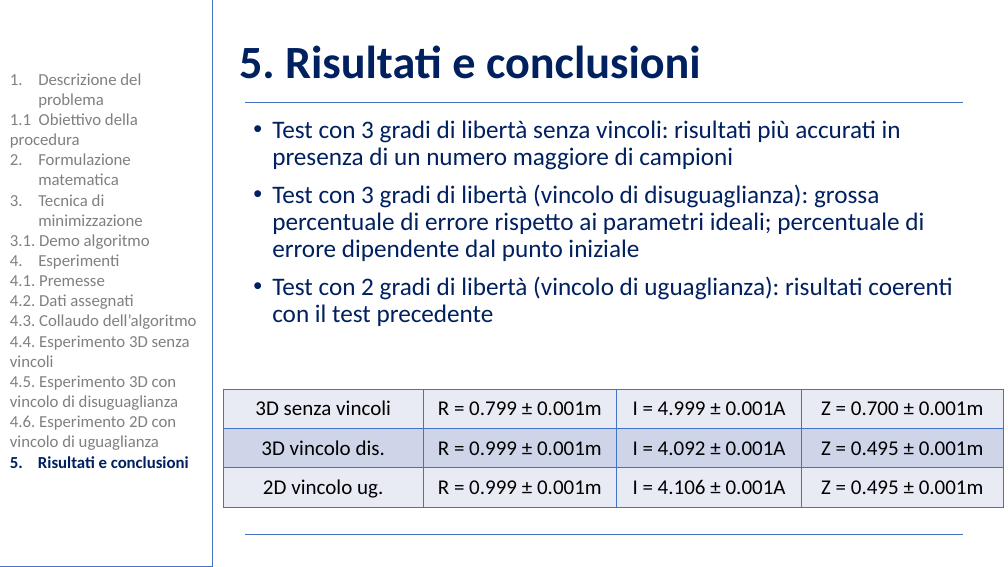
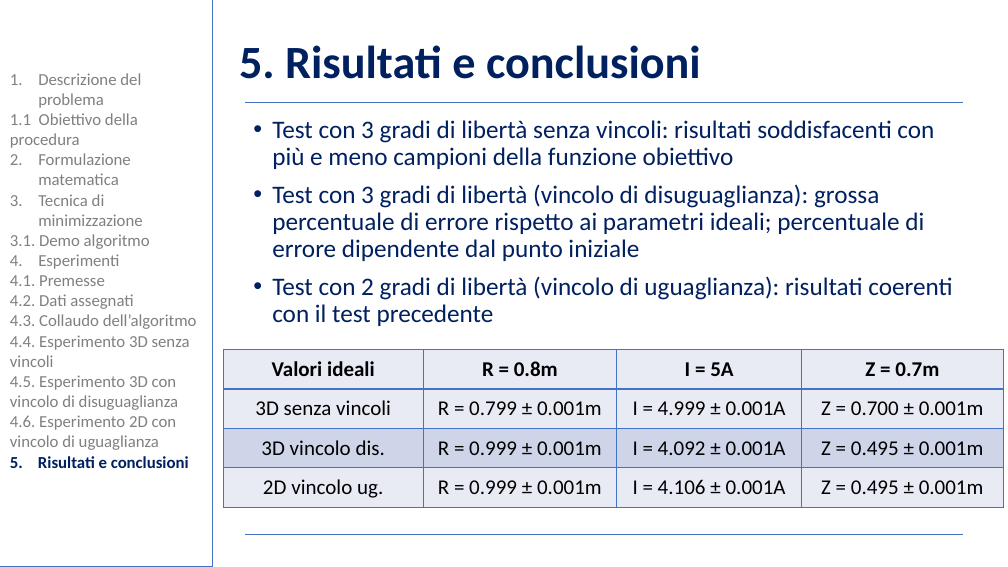
Before and after one commit to BernardoGiordano/NelderMeadMethod, a slide deck: slide 20 of writeup/Slides.pptx. Drawn at 1008x567 pixels with LibreOffice and Linux fonts; fonts in the diff are those of the drawing; background and template pictures are left out. Boxes give left, top, right and bottom in pixels: in the first picture for what was removed or moved away, otherwise in the second. Text is boxed around its words. In the diff, an @@ line names an element or a change of style, - is before the commit and + after.

```diff
--- a/writeup/Slides.pptx
+++ b/writeup/Slides.pptx
@@ text at (x1=272, y1=120, x2=934, y2=169): text changed @@
-• Test con 3 gradi di libertà senza vincoli: risultati più accurati in presenza di un numero maggiore di campioni
+• Test con 3 gradi di libertà senza vincoli: risultati soddisfacenti con più e meno campioni della funzione obiettivo
@@ table added at (x1=223, y1=349, x2=1003, y2=389), 1 rows, 4 columns @@
+Valori ideali | R = 0.8m | I = 5A | Z = 0.7m
```
Also in this commit, not shown: 6 other slides changed, 1 slide added, 1 other file.
